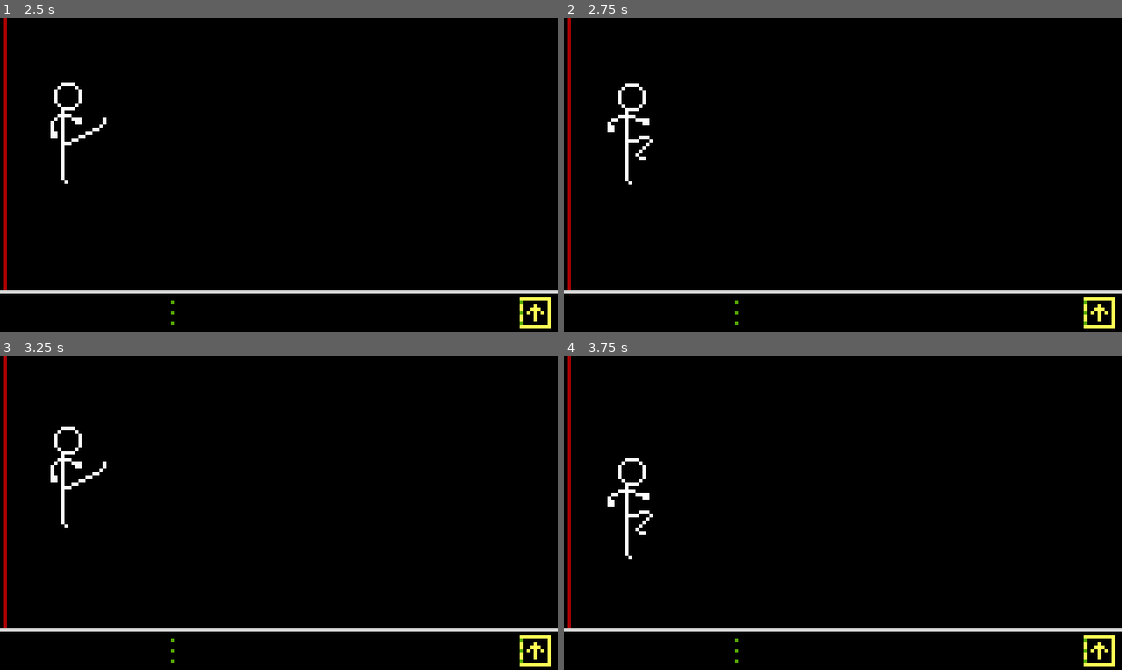
Above: before the commit, frames 1-4 (two rows, left to right).
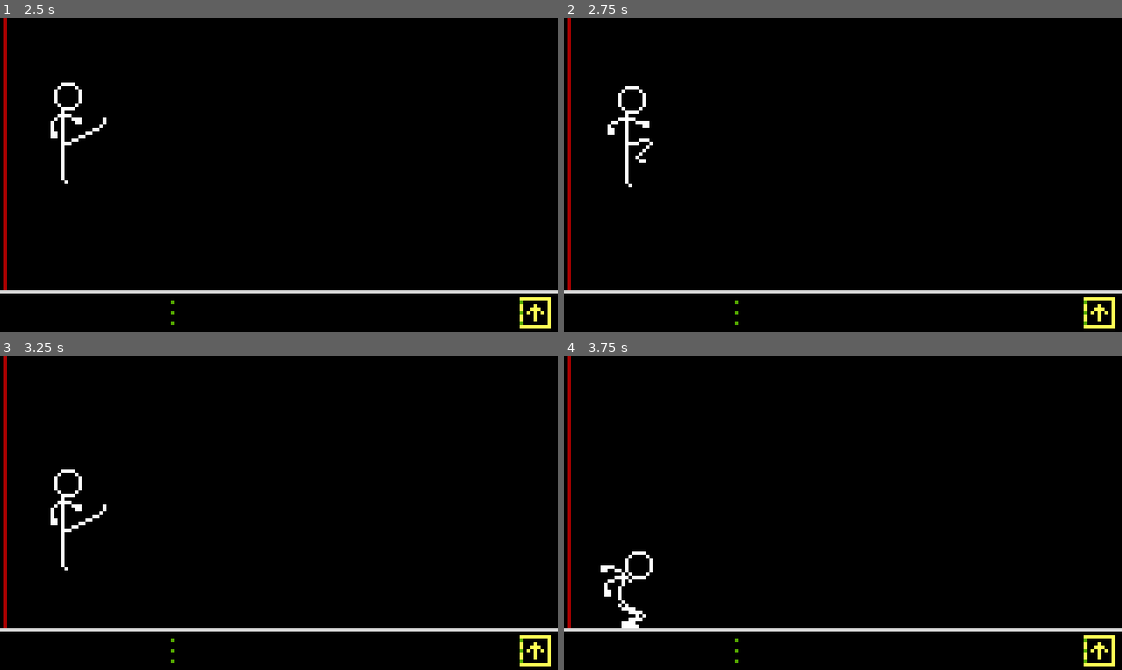
Above: after the commit, the same moments.

Repository: rocketCarlos/JumpingStickman
Game: Godot game, scene res://scenes/node_2d.tscn
Two runs of this game, one before a commit and one after it. Both use one fixed random seed, a clock stepped at 60 frames per second and the inputs below.
Inputs:
- Up to frame 1 (2.5 s): tap Right (front_kick) at 0.6, 1.55, 2.1 s; tap Space (jump) at 0.77, 0.8, 1.07, 1.35, 1.52, 1.82, 2.3 s
- Up to frame 2 (2.75 s): no input
- Up to frame 3 (3.25 s): tap Right (front_kick) at 2.85 s; tap Space (jump) at 3.02 s
- Up to frame 4 (3.75 s): tap Space (jump) at 3.32, 3.6 s

Frame 1 is identical in both runs. In frame 2, 0.4% of the frame differs, in the area x 7-16%, y 20-54%; in frame 3, 0.8%; in frame 4, 1.0%, in the area x 6-16%, y 32-87%.

Commit message:
Upgraded gravity to have a variable time

Diff:
--- a/scripts/character_body_2d.gd
+++ b/scripts/character_body_2d.gd
@@ -157,14 +157,21 @@
 '''
 
 func resume_gravity() -> void:
-	if animation.animation != "fall":
-		animation.play("fall")
+	# the falling time will be greater the higher the player is from the ground
+	# if player is at JUMP_LEVEL (highest possible), the falling time is 0.5 seconds and that times
+	# decreases linearly until reaching 0s at y = FLOOR_LEVEL
+	var falling_time = (position.y - abs(FLOOR_LEVEL)) / (2.0 * (abs(JUMP_LEVEL) - abs(FLOOR_LEVEL)))
 
-	gravity_tween = get_tree().create_tween().set_trans(Tween.TRANS_EXPO).set_ease(Tween.EASE_IN)
-	gravity_tween.tween_property(self, "position", Vector2(position.x, FLOOR_LEVEL), 0.5)
+	if falling_time > 0:
+		if animation.animation != "fall":
+			animation.play("fall")
 
-	await gravity_tween.finished
-	gravity_tween = null
+		gravity_tween = get_tree().create_tween().set_trans(Tween.TRANS_EXPO).set_ease(Tween.EASE_IN)
+		gravity_tween.tween_property(self, "position", Vector2(position.x, FLOOR_LEVEL), falling_time)
+		print(falling_time)
+
+		await gravity_tween.finished
+		gravity_tween = null
 
 
 func stop_jump() -> void:
